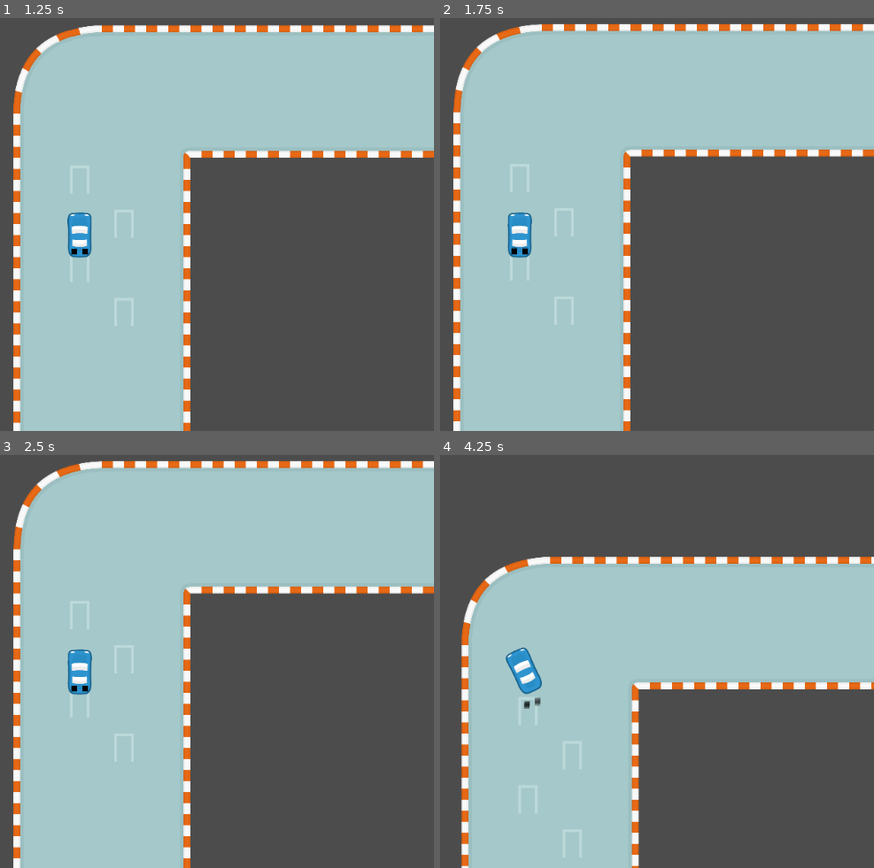
Above: before the commit, frames 1-4 (two rows, left to right).
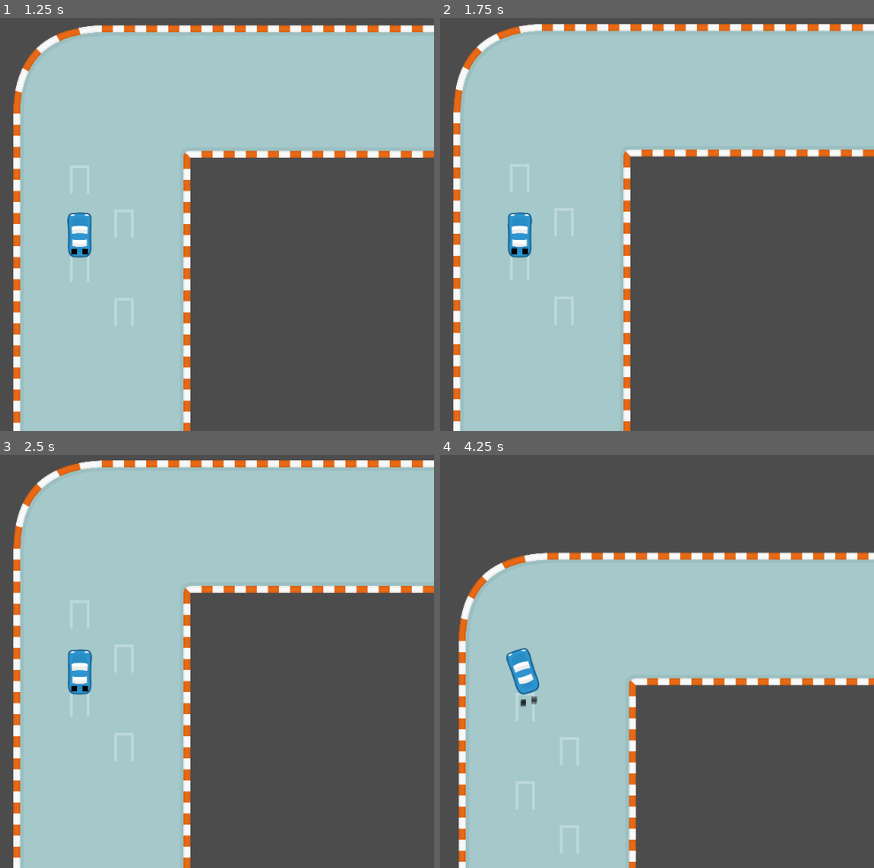
Above: after the commit, the same moments.

Repository: snowbillr/learning-godot
Game: Godot game, scene res://Main.tscn
Same seed, same stepped clock (60 frames per second), same inputs: the game is played once before the commit and once after it.
Inputs:
- Up to frame 1 (1.25 s): tap Enter at 0.5 s; hold Right (turn_right) from 0.53 s (still down); hold Space (drift) from 0.53 s (still down)
- Up to frame 2 (1.75 s): release Right (turn_right) at 1.28 s; release Space (drift) at 1.28 s; hold Left (turn_left) from 1.28 s (still down); tap Down (decelerate) at 1.35 s; tap Space (drift) at 1.55 s
- Up to frame 3 (2.5 s): release Left (turn_left) at 2.03 s; hold Right (turn_right) from 2.03 s (still down); hold Space (drift) from 2.03 s (still down)
- Up to frame 4 (4.25 s): tap Enter at 2.75 s; release Right (turn_right) at 2.78 s; release Space (drift) at 2.78 s; hold Up (accelerate) 2.78-3.53 s; tap Space (drift) at 2.85, 3.8 s; hold Left (turn_left) from 3.53 s (still down); hold Down (decelerate) from 3.53 s (still down)

Frame 1 is identical in both runs. In frame 2, less than 0.1% of the frame differs, in the area x 3-44%, y 1-34%; in frame 3, 1.0%; in frame 4, 6.0%, in the area x 4-100%, y 23-100%.

Commit message:
slow down while drifting

Diff:
--- a/gokarts/Car.gd
+++ b/gokarts/Car.gd
@@ -4,7 +4,7 @@
 # Car initially points at (0, -1)
 
 const ACCELERATION = 500
-const MAX_VELOCITY = 800
+const MAX_VELOCITY = 1000
 
 const FRICTION = 200
 
@@ -55,10 +55,15 @@
     else:
         $DriftTrailLeft.emitting = false
         $DriftTrailRight.emitting = false
+
     rotation += _wheel_rotation * velocity_factor * drifting_factor
 
     # velocity = rotated tmp velocity
-    _velocity = tmp_velocity.rotated(rotation)
+    if _is_drifting():
+        pass
+        _velocity = (tmp_velocity * 0.98).rotated(rotation)
+    else:
+        _velocity = tmp_velocity.rotated(rotation)
 
 func _physics_process(delta: float) -> void:
     move_and_slide(_velocity)
